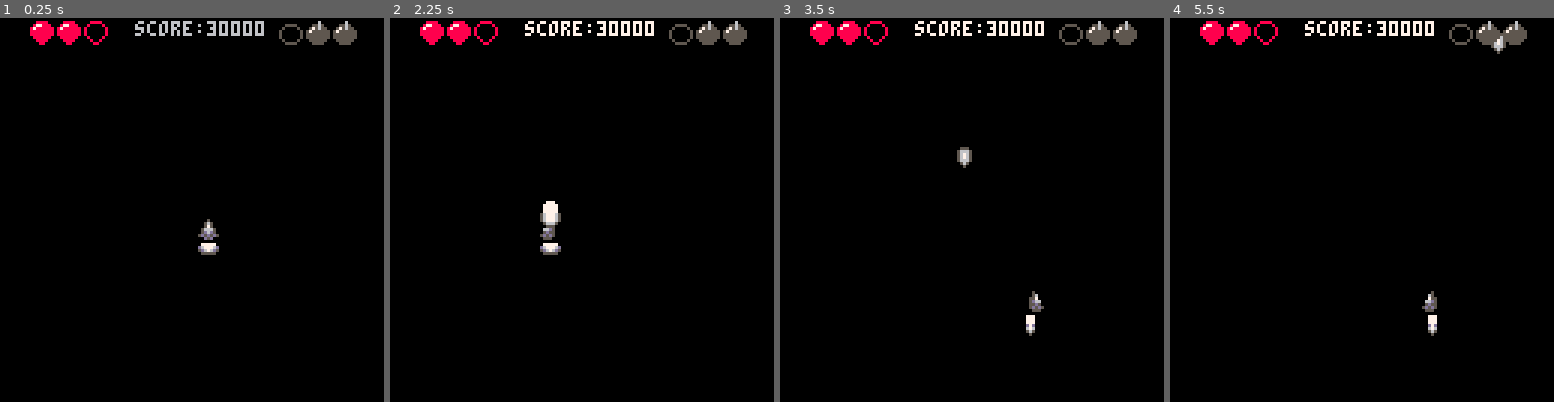
Above: before the commit, frames 1-4 (left to right).
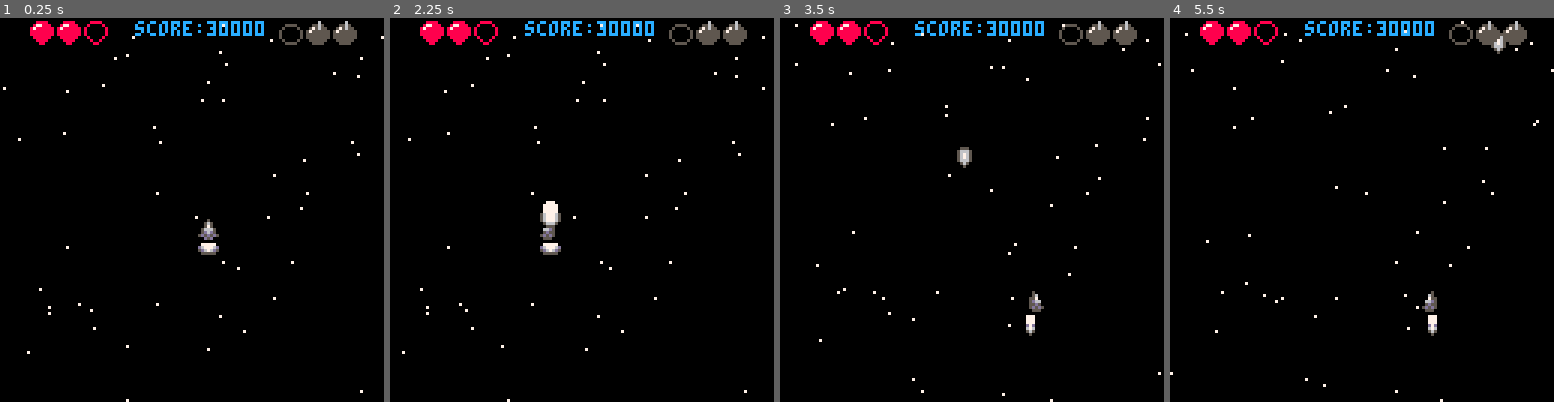
Above: after the commit, the same moments.

Repository: BalkrishanSingh/shmup
Game: PICO-8 cartridge shmup.p8
Two runs of this game, one before a commit and one after it. Both use one fixed random seed, a clock stepped at 60 frames per second and the inputs below.
Inputs:
- Up to frame 1 (0.25 s): no input
- Up to frame 2 (2.25 s): tap O (Z key) at 0.33, 0.7, 1.43, 2.22 s; tap X (X key) at 1.07, 2.07 s; hold Left from 1.97 s (still down)
- Up to frame 3 (3.5 s): release Left at 2.37 s; tap X (X key) every 0.33 s from 2.4 to 3.4 s; hold Down 2.42-2.82 s; hold Right from 2.87 s (still down); tap O (Z key) at 3.1 s
- Up to frame 4 (5.5 s): release Right at 3.53 s; hold Up 3.58-4.08 s; tap X (X key) every 0.33 s from 3.73 to 5.4 s; tap O (Z key) at 3.98, 4.87 s; hold Right 4.13-4.53 s; hold Down 4.58-5.08 s; hold Left from 5.13 s (still down)

The runs differ from the first frame. In frame 1, 1.0% of the frame differs, in the area x 0-100%, y 0-100%; in frame 2, 1.0%, in the area x 3-98%, y 0-100%; in frame 3, 0.9%; in frame 4, 1.0%.

Commit message:
Added a animated starfield based on video 7

Diff:
--- a/shmup.p8
+++ b/shmup.p8
@@ -28,9 +28,27 @@
 	score = 30000
 	bombs = 2
 
-
-end
-
+	starsx={}
+	starsy={}
+
+	for i=1,50 do
+		add(starsx,flr(rnd(128)))
+		add(starsy,flr(rnd(128)))
+	end
+
+
+
+end
+
+
+function starfield()
+
+for i=1,#starsx do
+
+	pset(starsx[i],starsy[i],7)
+end
+end
+-->8
 
 
 function _update()
@@ -44,16 +62,33 @@
 	if (btn(0)) then
 	 shipvx = -shipspd
 	 shipspr = 1
+		for i=1,#starsx do
+			starsx[i]=(starsx[i]-flr(rnd(2)))%128
+		end
 	end
 
 	if (btn(1)) then
 	 shipvx = shipspd
 	 shipspr = 3
-	end
-
-	if (btn(2)) shipvy = -shipspd
-	if (btn(3)) shipvy = shipspd
-
+	 for i=1,#starsx do
+			 starsx[i]=(starsx[i]+flr(rnd(2)))%128
+		end
+	end
+
+	if (btn(2)) then
+	 shipvy = -shipspd
+		for i=1,#starsx do
+			starsy[i]=(starsy[i]+flr(rnd(2)))%128
+		end
+
+	end
+	if (btn(3)) then
+	 shipvy = shipspd
+
+		for i=1,#starsx do
+			starsy[i]=(starsy[i]-flr(rnd(2)))%128
+		end
+	end
 
 	-- trhuster animation with sprite 4->6
 	thrustspr = thrustspr+1
@@ -109,13 +144,15 @@
 	-- bullet muzzle flash
 	if (muzzle > 0) muzzle= muzzle-2
 
-end
-
+
+end
+
+-->8
 function _draw()
 
 	cls(0)
+	starfield()
 	spr(shipspr,ship_x,ship_y)
-
 	spr(thrustspr,ship_x,ship_y+9)
 	spr(bulletspr,bullet_x,bullet_y)
 
@@ -123,7 +160,7 @@
 		circfill(ship_x+3,ship_y-3,muzzle,7)
 	end
 
-	print("score:"..score,45,1)
+	print("score:"..score,45,1,12)
 
 	for i=1,3 do
 		if i <= bombs then
@@ -141,18 +178,7 @@
 			spr(14,1+i*9,1)
 		end
 	end
-
-
-	--shootup(2,64,64,6)
-
-end
---[[
-function shootup(sprite,x,y,dy)
-	for i=0,dy do
-		spr(sprite,x,y+i)
-	end
-end
-]]
+end
 __gfx__
 00000000000000000000000000000000077777000077700007777700000000000000000000000000000000000000600000000000008888000088880000000000
 000000000005000000050000000050005d777d5000777000d67776d0000000000000000000000000000000000055650000555500087788800800008000000000
Not shown, added: Tasks/Video 5.gif
Not shown, added: Tasks/Video 6.png
Not shown, added: Tasks/Video 7.gif
